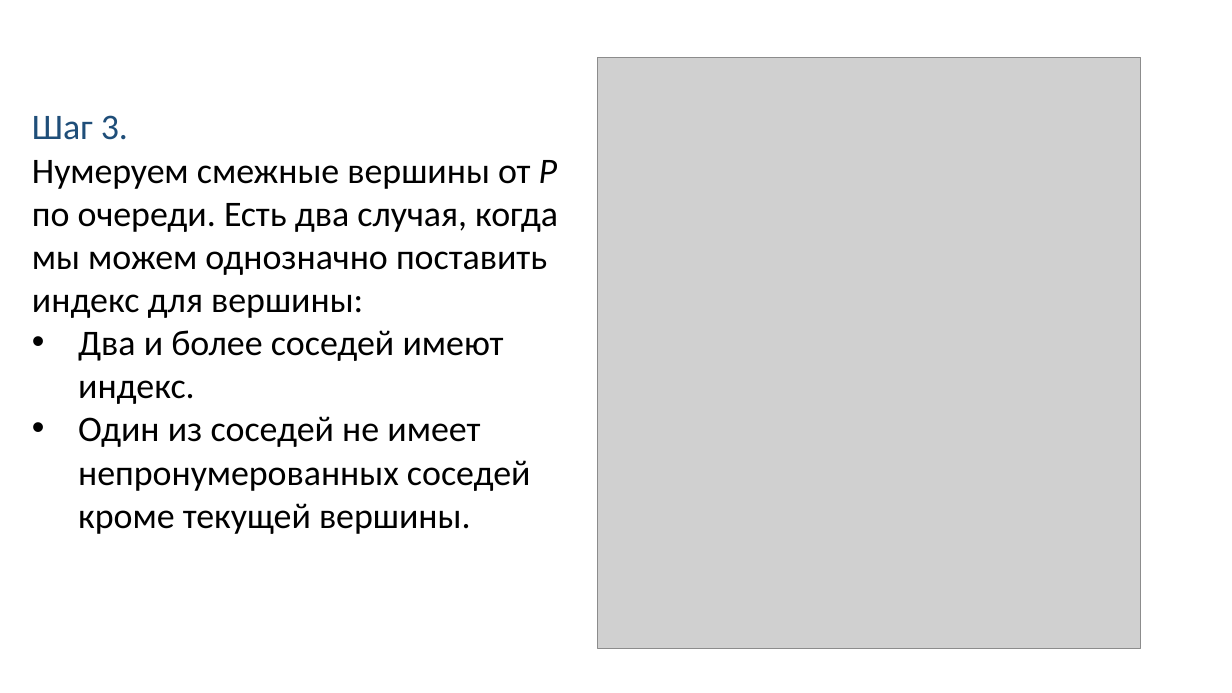
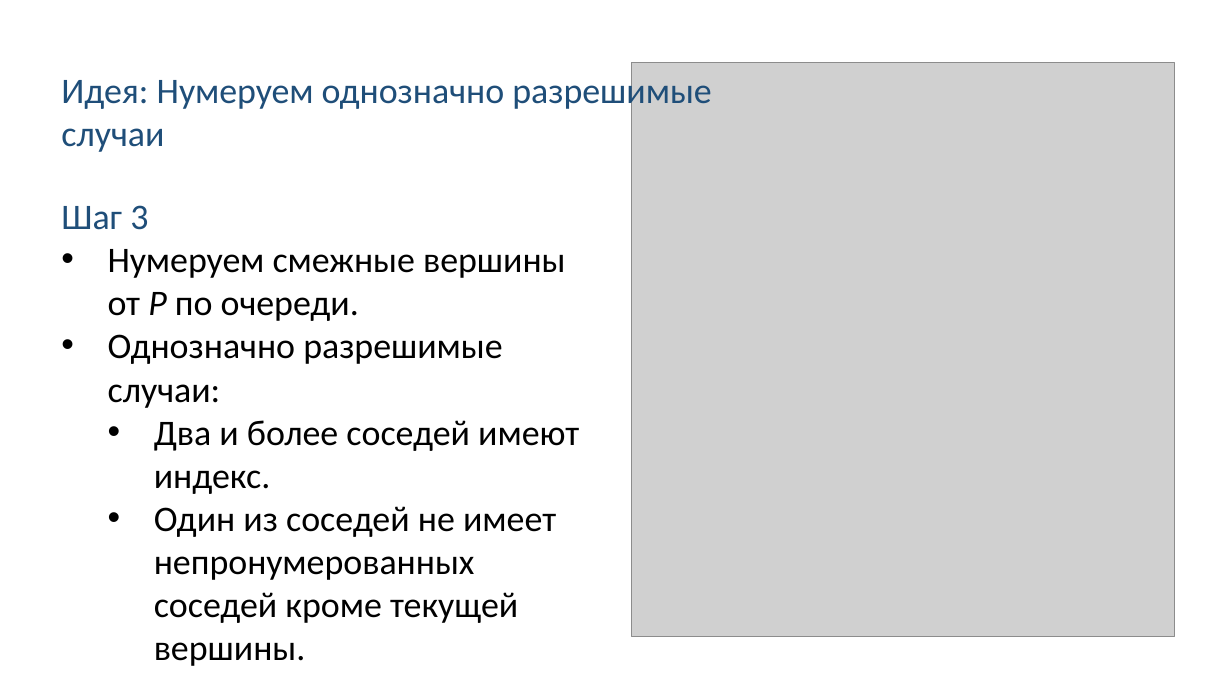
Before and after one commit to Linserous/NumericalGridGeneration, a slide deck: slide 29 of docs/Презентация v0.8.1.pptx. Drawn at 1232x693 pixels with LibreOffice and Linux fonts; fonts in the diff are those of the drawing; grey boxes stand for pictures. Boxes give left, top, right and bottom in pixels: in the first picture for what was removed or moved away, otherwise in the second. Text is boxed around its words. In the diff, an @@ line names an element or a change of style, - is before the commit and + after.

```diff
--- a/docs/Презентация v0.8.1.pptx
+++ b/docs/Презентация v0.8.1.pptx
@@ text added at box(61, 73, 711, 152), 28 pt, text #1F4E79 @@
+Идея: Нумеруем однозначно разрешимые
+случаи
@@ picture: place and size @@
-picture at box(598, 57, 1141, 649)
+picture at box(632, 63, 1176, 637)
@@ text "Шаг 3": place and size @@
-text "Шаг 3" at box(32, 115, 558, 534)
+text "Шаг 3" at box(61, 205, 579, 666)
@@ text at box(61, 205, 566, 408): text changed @@
-Шаг 3.
-Нумеруем смежные вершины от P по очереди. Есть два случая, когда мы можем однозначно поставить индекс для вершины:
+Шаг 3
+• Нумеруем смежные вершины от P по очереди.
+• Однозначно разрешимые случаи:
@@ text at box(154, 420, 579, 666): list level 1 to 2 in "Два и более соседей имеют ..."; list level 1 to 2 in "Один из соседей не имеет ..." @@
```
Also in this commit, not shown: 10 other slides changed, 1 slide added.
